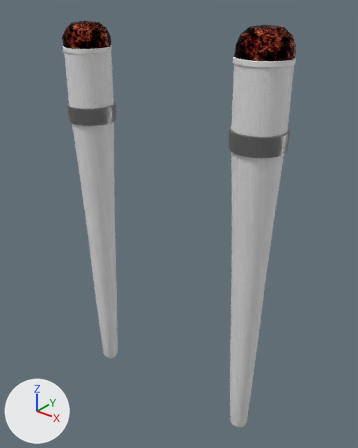
What one commit did to the Blender file tocha/TOCHAMELHOR.blend.
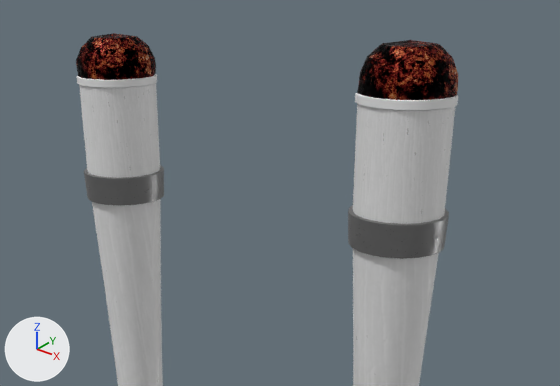
Each version appears first whole from a 50 mm lens placed at (3.95, -7.03, 4.66), pointed at (-1.81, 0.18, 0.19), and next in a close-up on the part from 4% to 100% of the width and 0% to 53% of the height. Every picture has the same lights, and +X, +Y and +Z are marked at lower left.
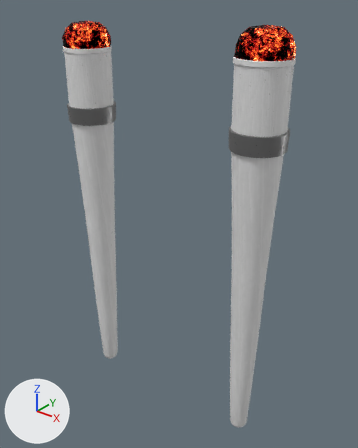
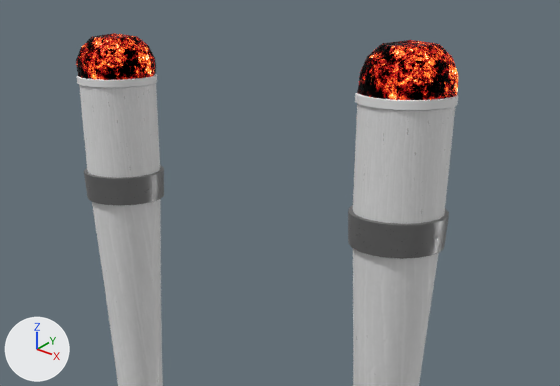
The change, as a list of edits to the scene's bpy script:
```text
Change mat_charcoal:
    where n0 = _N.new('ShaderNodeBsdfPrincipled'); n0.name = 'Principled BSDF'
    add n0.inputs[28].default_value = 3.9  # 'Emission Strength'
    add n9 = _N.new('ShaderNodeTexImage'); n9.name = 'Image Texture.008'
    add n9.image = img_charcoal_emissive_png
    add _L.new(n9.outputs[0], n0.inputs[27])  # 'Color' to 'Emission Color'
```

What differs and where, as boxes [x1, y1, x2, y2] in the close-ups (560 x 386 px):
'Cylinder', surface changed
    both: [356, 40, 458, 103]
'Cylinder.001', surface changed
    both: [76, 33, 157, 83]
